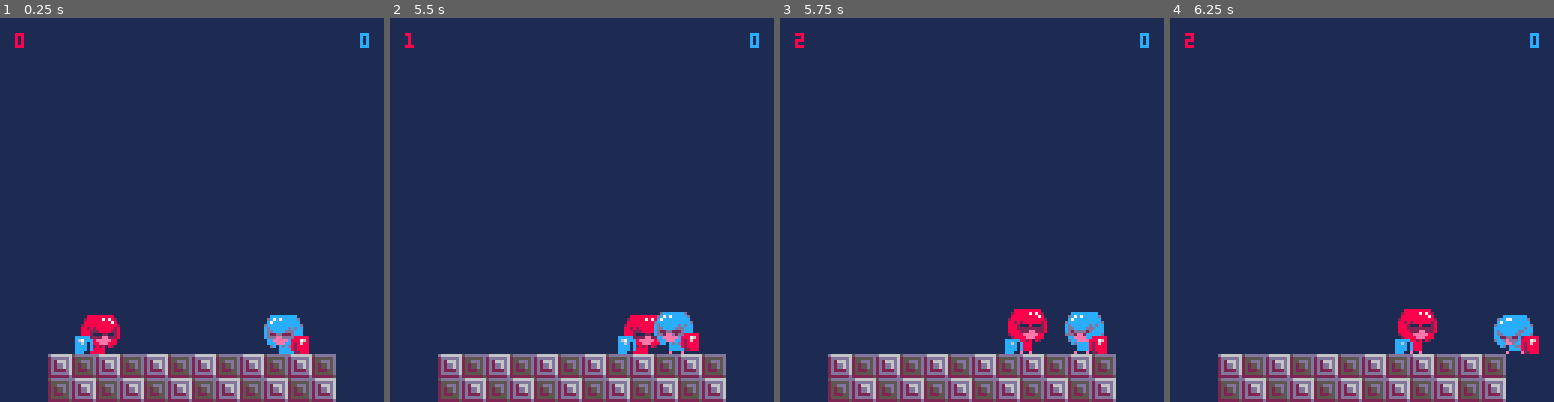
Above: before the commit, frames 1-4 (left to right).
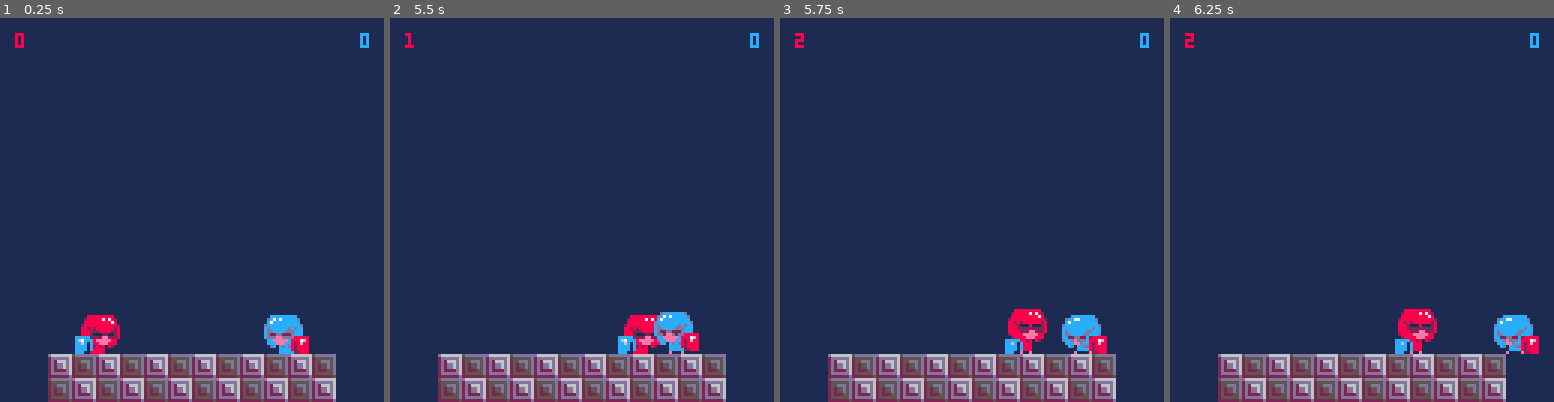
Above: after the commit, the same moments.

Repository: davidjtferguson/dancejab
Game: PICO-8 cartridge jab.p8
Same seed, same stepped clock (60 frames per second), same inputs: the game is played once before the commit and once after it.
Inputs:
- Up to frame 1 (0.25 s): no input
- Up to frame 2 (5.5 s): tap X (X key) at 0.33, 0.7, 1.43, 2.58, 3.1, 3.62, 4.13, 4.65, 5.17 s; tap O (Z key) at 1.07, 1.8, 2.43, 3.07, 3.7, 4.33, 4.97 s; hold Right 2.33-3.33 s; hold Right 3.38-4.22 s; hold Right from 4.72 s (still down)
- Up to frame 3 (5.75 s): tap O (Z key) at 5.6 s; tap X (X key) at 5.68 s; release Right at 5.72 s
- Up to frame 4 (6.25 s): hold Left from 6.15 s (still down); tap X (X key) at 6.2 s; tap O (Z key) at 6.23 s

Frames 1-2 are identical in both runs. In frame 3, 0.5% of the frame differs, in the area x 73-85%, y 76-88%; in frame 4, nothing differs.

Commit message:
tweaked animations and added explenation

Diff:
--- a/jab.p8
+++ b/jab.p8
@@ -184,9 +184,8 @@
  --jab
  if btnp(🅾️,av.no) then
   sfx(9+flr(rnd(2)))
-  sfx(9+flr(rnd(2)))
   av.state="jab"
-  av.anim=createanim({72,74,76}, {3,1,3})
+  av.anim=createanim({72,74,76},{3,1,3},false)
   av.statetimer=av.jabframes
   createhitbox(av.jabwidth,av.jabheight,av)
  end
@@ -257,11 +256,11 @@
   end
  elseif av.state=="jab" then
   if av.statetimer==0 then
+   av.anim=createanim(100)
    av.state="jablag"
    av.statetimer=av.jablagframes
   end
  elseif av.state=="jablag" then
-  av.anim=createanim(100)
   av.xvel=0
  elseif av.state=="won" then
   av.xvel=0
@@ -324,7 +323,7 @@
      sfx(12)
     end
 
-    av.anim=createanim({108,110},{10,1},false)
+    av.anim=createanim({108,110},{6,1},false)
 
     updatescore(av)
 
@@ -383,8 +382,16 @@
    --hitboxes colided,
    -- seperate avs
    -- (should be generic...)
+
+   p1.anim=createanim(106)
+   p2.anim=createanim(106)
    p1.xvel=-1
    p2.xvel=1
+
+   --...or could just visually remove it
+   --todo:should have some sparks or something
+   del(hitboxes,box)
+   del(hitboxes,otherbox)
   end
  end
 end
Not shown, added: art/createanim spec.md
